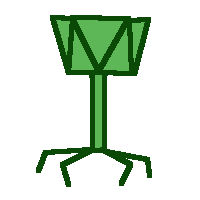
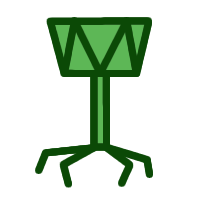
Layer changes from the first 200×200 image to the second:
renamed "Layer" to "Layer #1", painted on it over [left=35, top=144, right=153, bottom=188]
painted on "Background" over [left=46, top=15, right=152, bottom=153]
